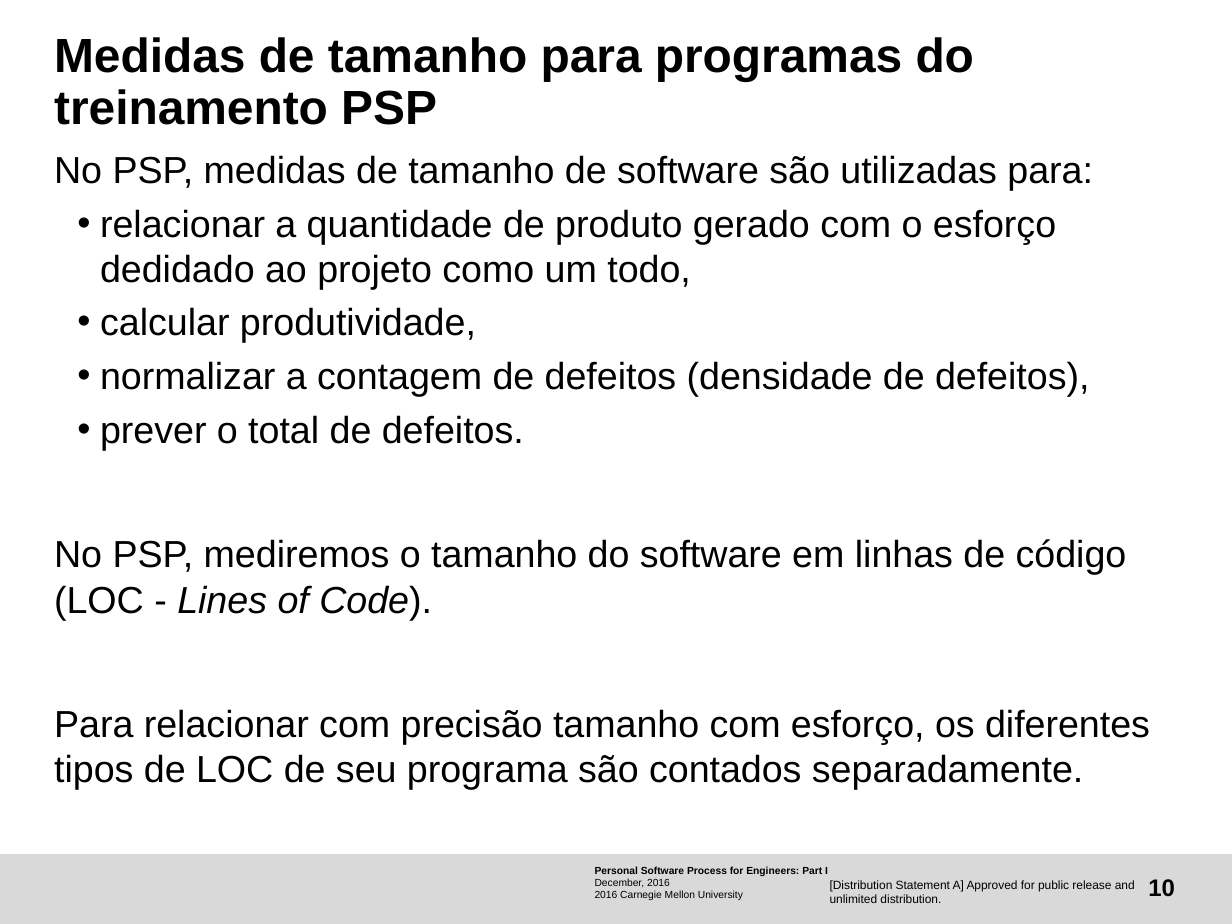
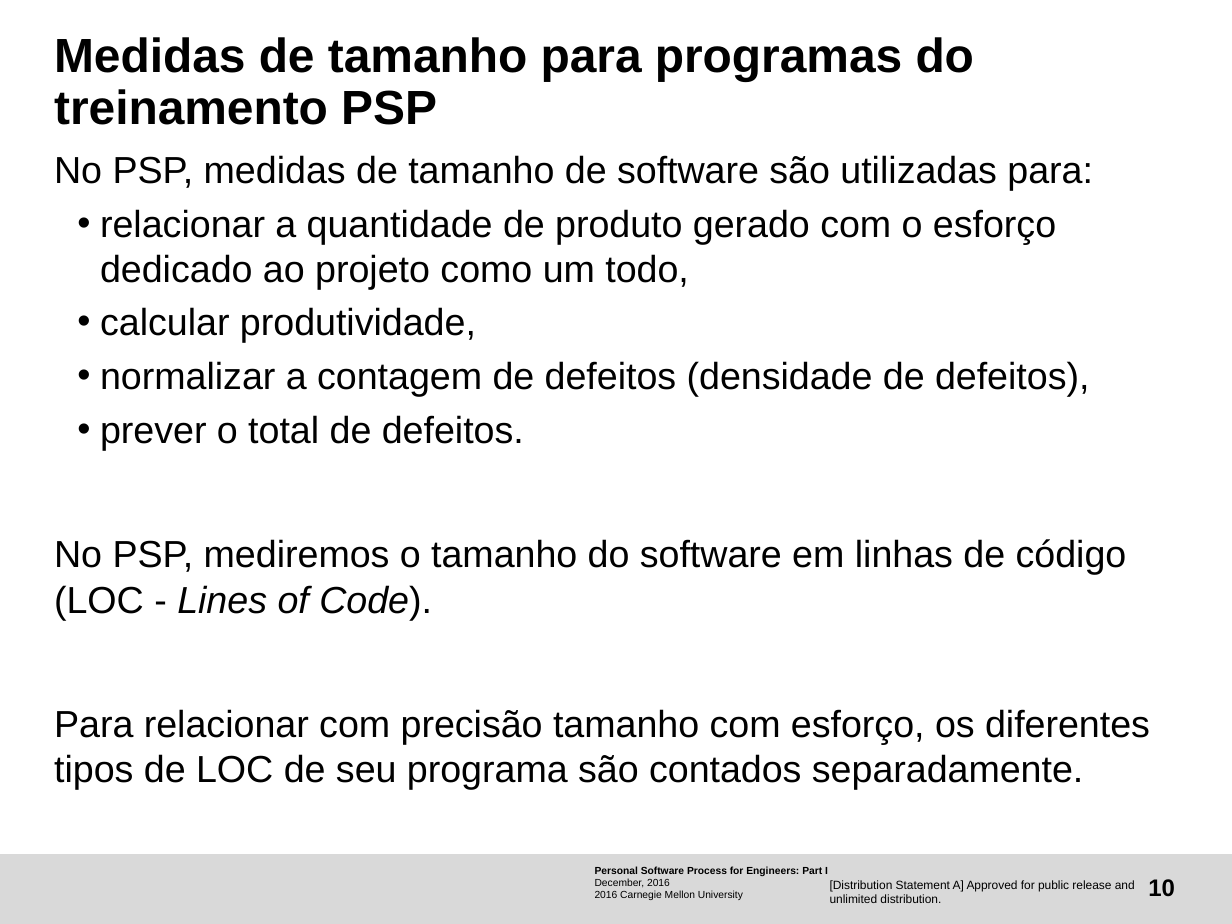
Before and after one commit to magsilva/psp-training, a slide deck: slide 10 of Activity-PSP0.1/Using PSP0.1.odp. Drawn at 1232x924 pixels with LibreOffice and Linux fonts; fonts in the diff are those of the drawing; background and template pictures are left out. Boxes give left, top, right and bottom in pixels: in the first picture for what was removed or moved away, otherwise in the second. Text is boxed around its words. In the diff, an @@ line names an element or a change of style, - is before the commit and + after.

```diff
--- a/Activity-PSP0.1/Using PSP0.1.odp
+++ b/Activity-PSP0.1/Using PSP0.1.odp
@@ text at [100, 209, 1056, 289]: text changed @@
-  • relacionar a quantidade de produto gerado com o esforço dedidado ao projeto como um todo,
+  • relacionar a quantidade de produto gerado com o esforço dedicado ao projeto como um todo,
```
Also in this commit, not shown: 1 other slide changed, 2 other files.
